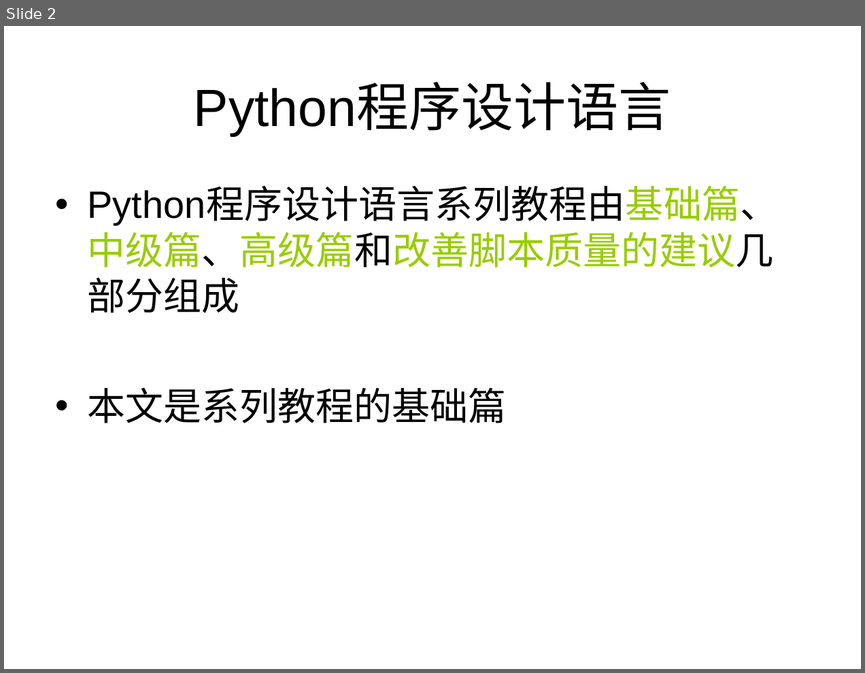
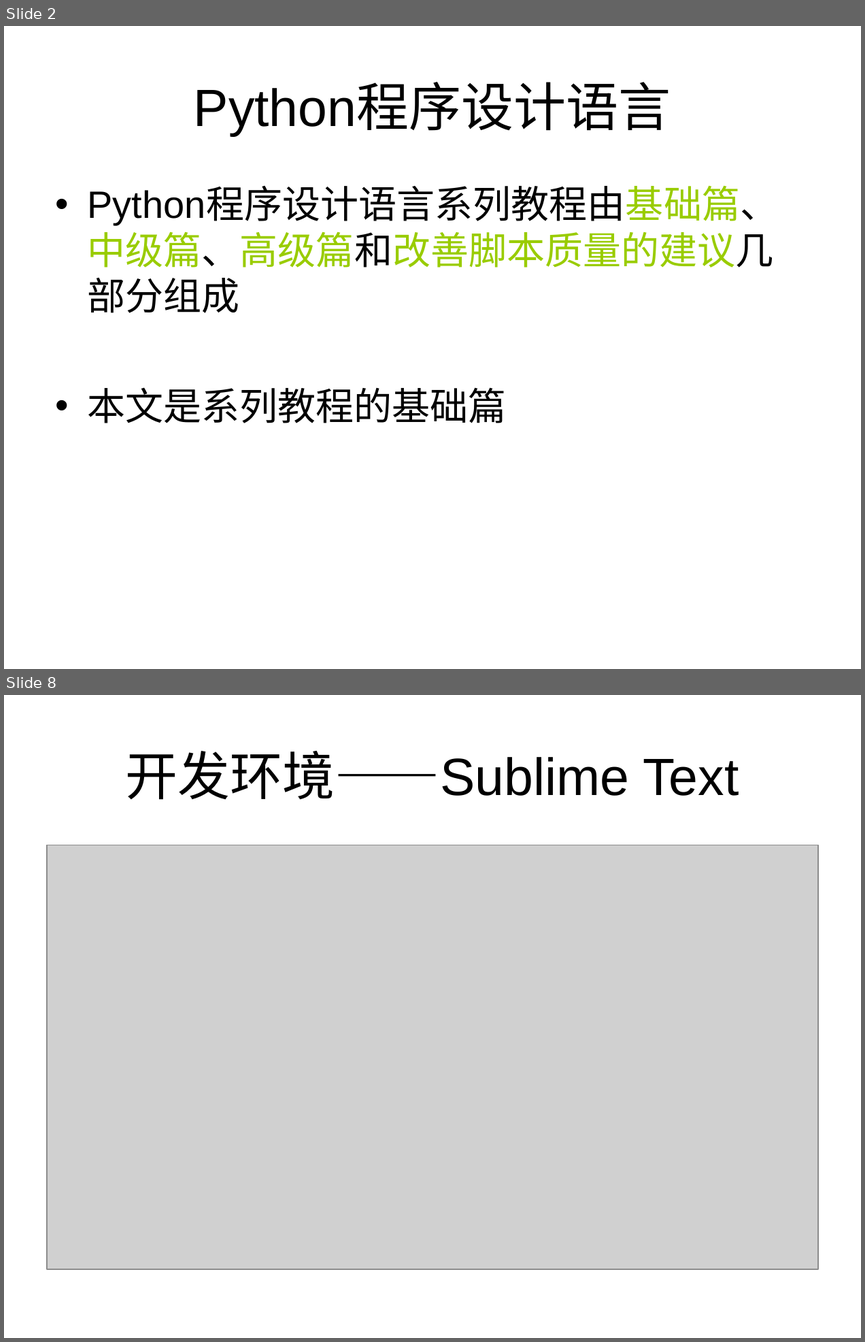
Before and after one commit to fengms83/code, a slide deck: python/doc/Python程序设计语言——基础篇.ppt. Shown one above the other, each under a label of ours: slide 2 before the commit, slides 2 and 8 after it; the slides between them are not shown. The pictures are 865x673 and 865x1342 pixels, drawn with LibreOffice and Linux fonts; fonts in the diff are those of the drawing; grey boxes stand for pictures. Boxes give left, top, right and bottom in pixels: in the first picture for what was removed or moved away, otherwise in the second. Text is boxed around its words. In the diff, an @@ line names an element or a change of style, - is before the commit and + after.

```diff
--- a/python/doc/Python程序设计语言——基础篇.ppt
+++ b/python/doc/Python程序设计语言——基础篇.ppt
@@ slide 8 added at [4,695,861,1338], background #FFFFFF @@
@@ title added at [126,751,738,800], 44 pt, text #000000 @@
+开发环境——Sublime Text
@@ picture added at [47,845,818,1269] @@
```
Also in this commit, not shown: 1 slide changed, 27 other slides added, 1 slide removed.
